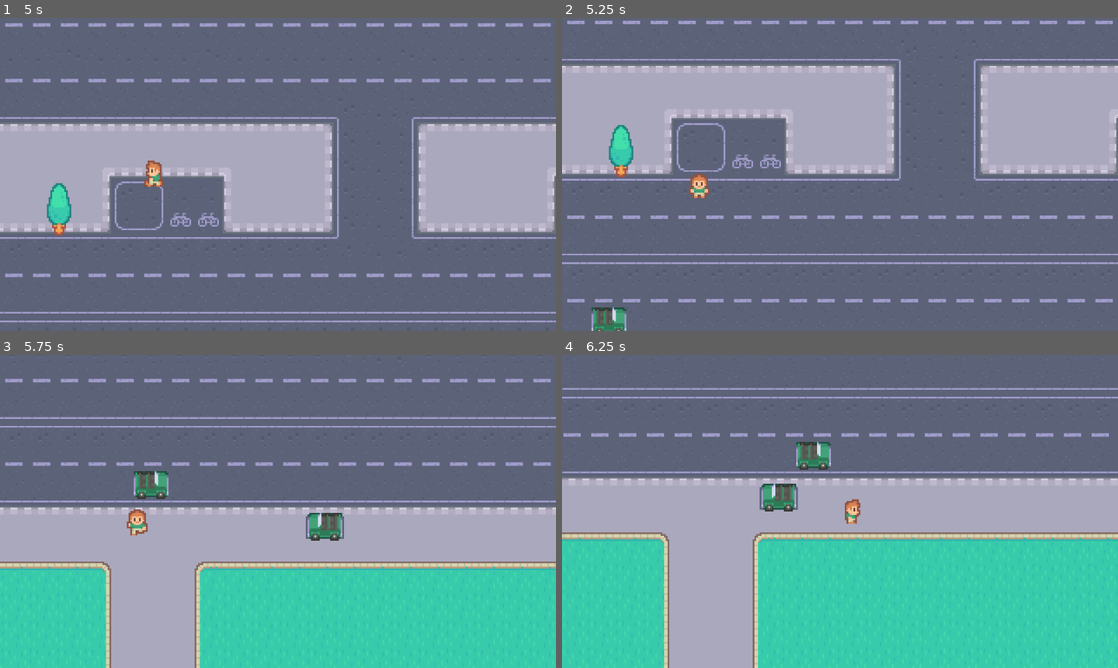
Above: before the commit, frames 1-4 (two rows, left to right).
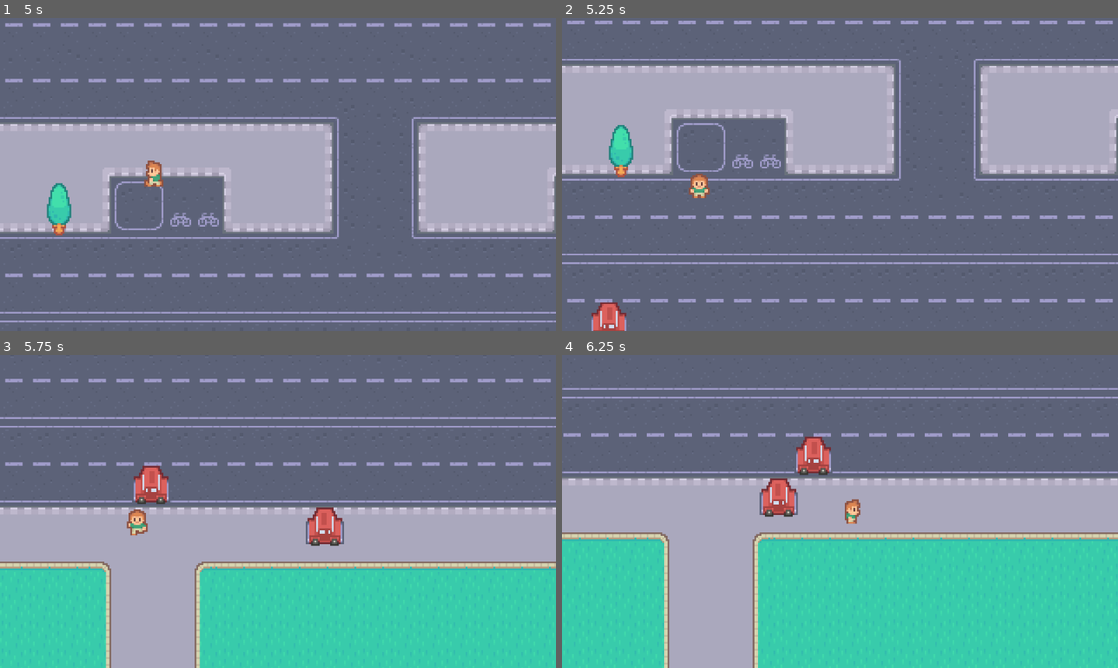
Above: after the commit, the same moments.

Repository: rachmi00/godot-lessons
Game: Godot game, scene res://scenes/game.tscn
Same seed, same stepped clock (60 frames per second), same inputs: the game is played once before the commit and once after it.
Inputs:
- Up to frame 1 (5 s): tap Enter at 0.5 s; hold Right (right) 0.53-1.28 s; tap Space (space) every 0.75 s from 0.6 to 4.35 s; hold S (down) 1.28-2.03 s; hold Right (right) 2.03-2.78 s; hold W (up) 2.78-3.53 s; hold A (left) from 3.53 s (still down)
- Up to frame 2 (5.25 s): release A (left) at 5.03 s; hold S (down) from 5.03 s (still down); tap Space (space) at 5.1 s
- Up to frame 3 (5.75 s): keep holding S (down)
- Up to frame 4 (6.25 s): release S (down) at 5.78 s; hold Right (right) from 5.78 s (still down); tap Space (space) at 5.85 s

Frame 1 is identical in both runs. In frame 2, 0.5% of the frame differs, in the area x 5-12%, y 90-100%; in frame 3, 1.4%; in frame 4, 1.4%, in the area x 35-49%, y 26-52%.

Commit message:
refactor: changed car sprite

Diff:
--- a/scenes/car.tscn
+++ b/scenes/car.tscn
@@ -1,7 +1,7 @@
 [gd_scene load_steps=4 format=3 uid="uid://cnavuyqm8cgyy"]
 
-[ext_resource type="Texture2D" uid="uid://d0dya2slufckd" path="res://graphics/cars/green.png" id="1_81rwa"]
 [ext_resource type="Script" path="res://scenes/car.gd" id="1_cyk22"]
+[ext_resource type="Texture2D" uid="uid://ocjfhrelwysu" path="res://graphics/cars/red.png" id="2_h5nn8"]
 
 [sub_resource type="RectangleShape2D" id="RectangleShape2D_pwax3"]
 size = Vector2(20, 10)
@@ -10,7 +10,7 @@
 script = ExtResource("1_cyk22")
 
 [node name="Sprite2D" type="Sprite2D" parent="."]
-texture = ExtResource("1_81rwa")
+texture = ExtResource("2_h5nn8")
 
 [node name="CollisionShape2D" type="CollisionShape2D" parent="."]
 position = Vector2(0, -1)
